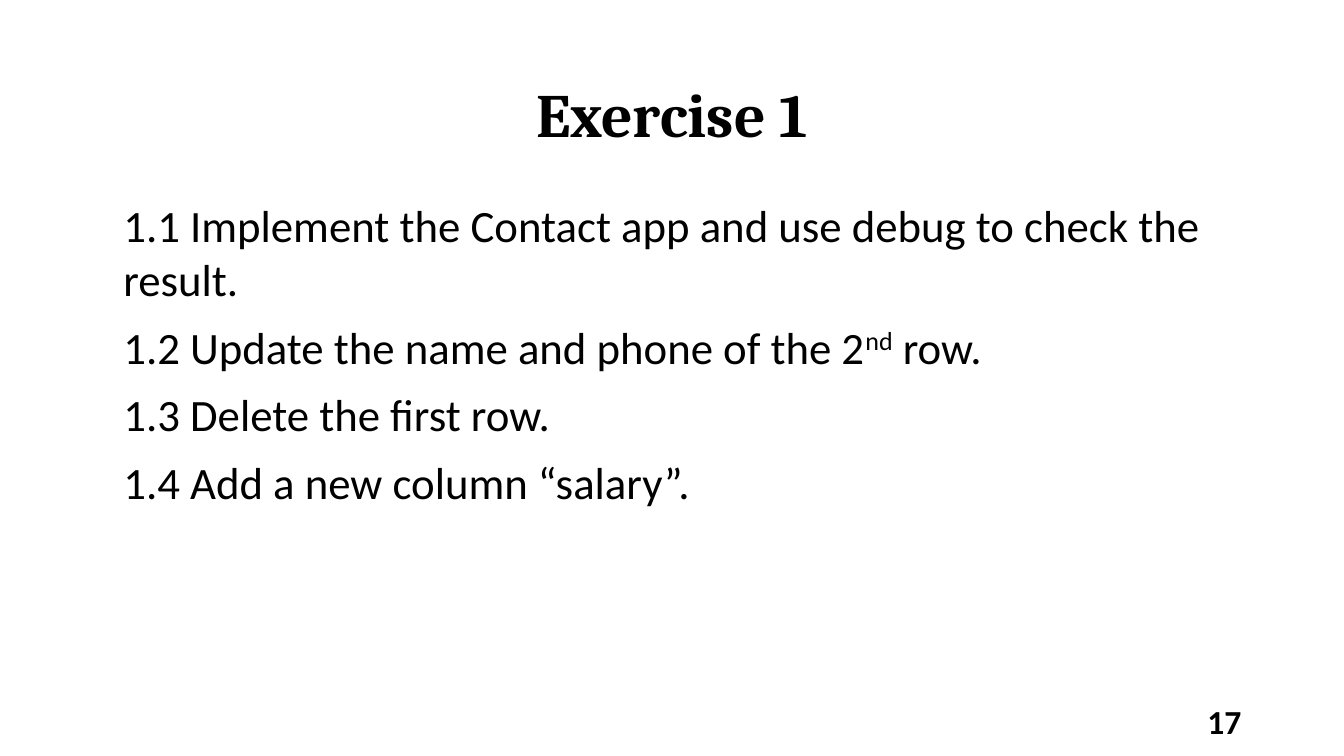
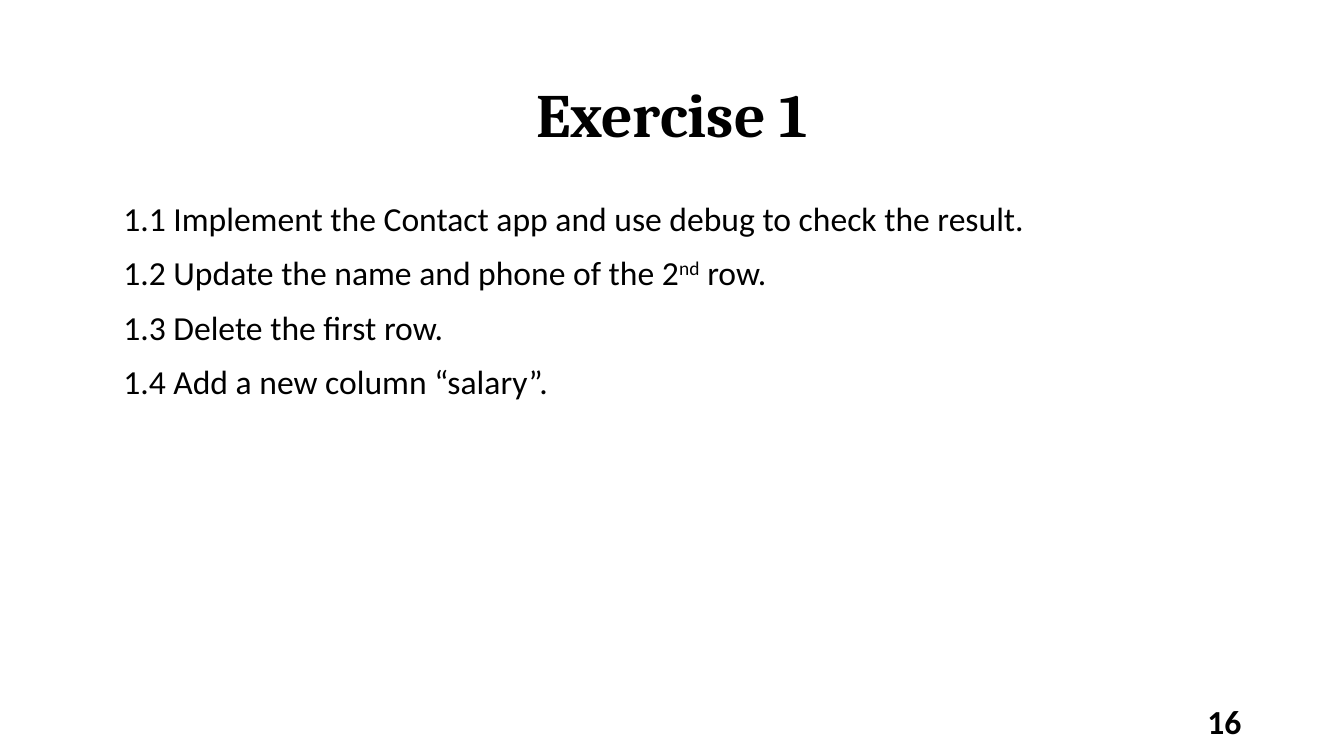
Before and after one commit to varanee/Course, a slide deck: slide 16 of Mobile_App_Dev/Week7/Lec7.odp (slide 17 before the commit). Drawn at 1344x756 pixels with LibreOffice and Linux fonts; fonts in the diff are those of the drawing. Boxes give left, top, right and bottom in pixels: in the first picture for what was removed or moved away, otherwise in the second. Text is boxed around its words. In the diff, an @@ line names an element or a change of style, - is before the commit and + after.

```diff
--- a/Mobile_App_Dev/Week7/Lec7.odp
+++ b/Mobile_App_Dev/Week7/Lec7.odp
@@ text "1.1 Implement the Contact app ..." at <box>123,207,1023,400</box>: size 32 to 24 pt @@
@@ page number at <box>1207,711,1241,735</box>: text changed @@
-17
+16
```
Also in this commit, not shown: 11 other slides changed, 1 slide added, 1 slide removed, 4 other files.
